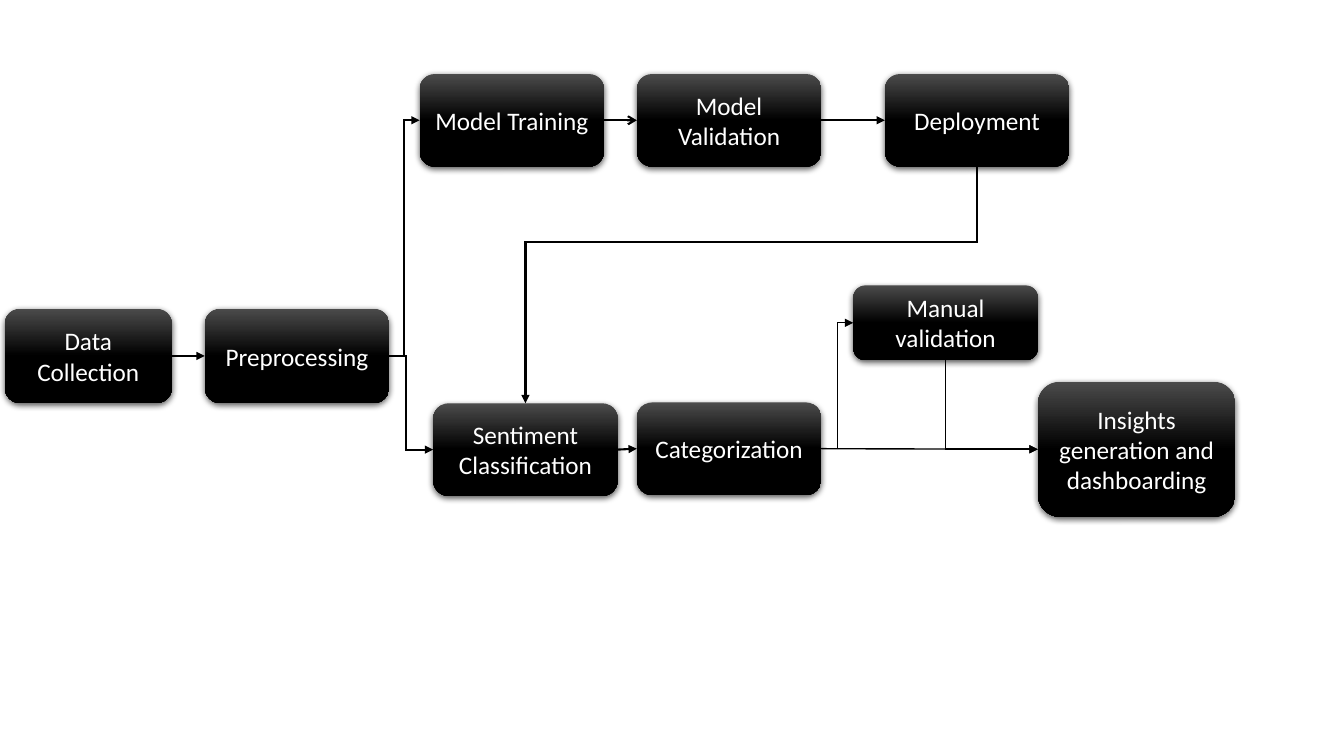
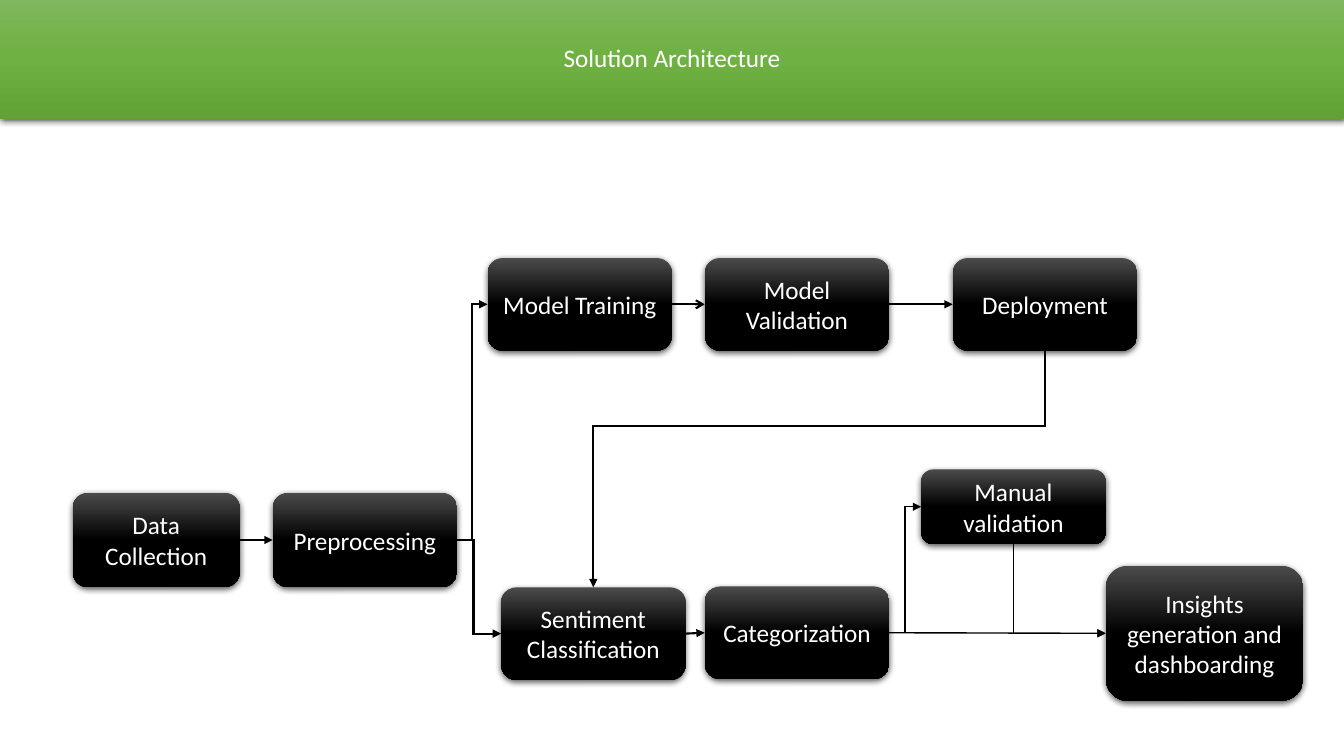
Before and after one commit to aravind-prabha/scripts_text_analytics, a slide deck: slide 1 of Docs/Netserv_project_models_Architecture.pptx. Drawn at 1344x756 pixels with LibreOffice and Linux fonts; fonts in the diff are those of the drawing. Boxes give left, top, right and bottom in pixels: in the first picture for what was removed or moved away, otherwise in the second. Text is boxed around its words. In the diff, an @@ line names an element or a change of style, - is before the commit and + after.

```diff
--- a/Docs/Netserv_project_models_Architecture.pptx
+++ b/Docs/Netserv_project_models_Architecture.pptx
@@ rectangle added at bbox=[0, 0, 1344, 118], fill gradient #81B861 to #6FB242 to #62A336, 18 pt, text #FFFFFF @@
+Solution Architecture
@@ 7 rounded rectangles, 3 elbow arrows, 3 arrows: place and size @@
-7 rounded rectangles, 3 elbow arrows, 3 arrows at bbox=[5, 74, 1236, 517]
+7 rounded rectangles, 3 elbow arrows, 3 arrows at bbox=[73, 258, 1304, 701]
@@ 2 rounded rectangles, 2 arrows, 2 elbow arrows: place and size @@
-2 rounded rectangles, 2 arrows, 2 elbow arrows at bbox=[205, 120, 1038, 496]
+2 rounded rectangles, 2 arrows, 2 elbow arrows at bbox=[272, 304, 1106, 681]
```
Also in this commit, not shown: 2 other files.
